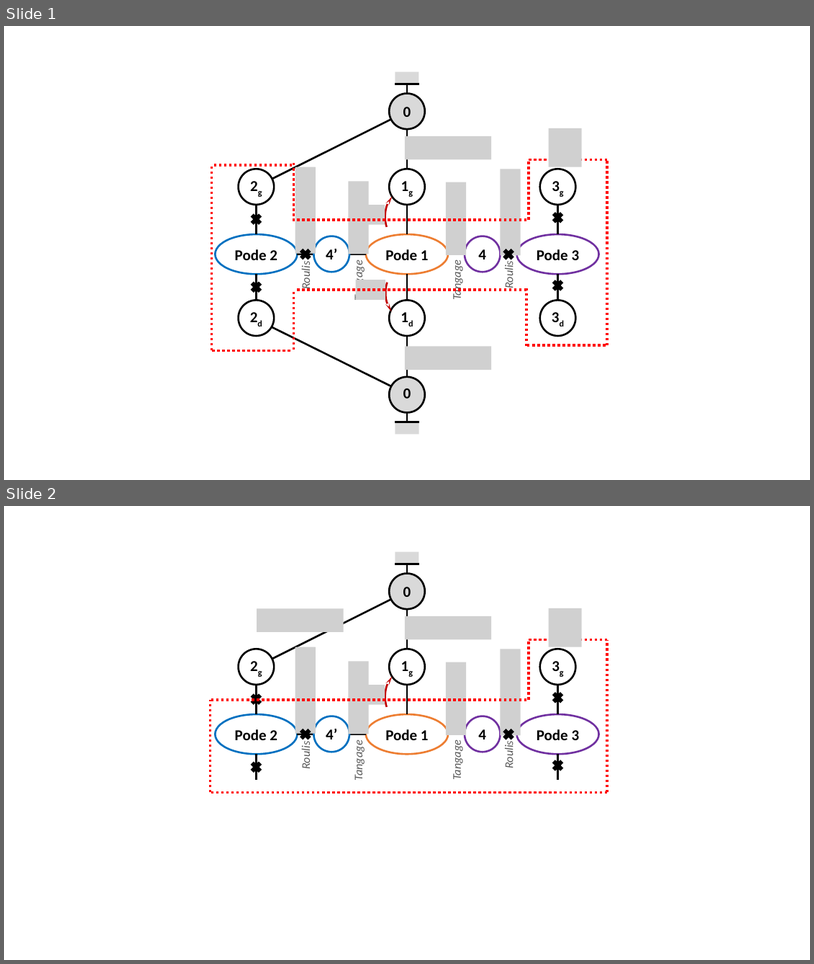
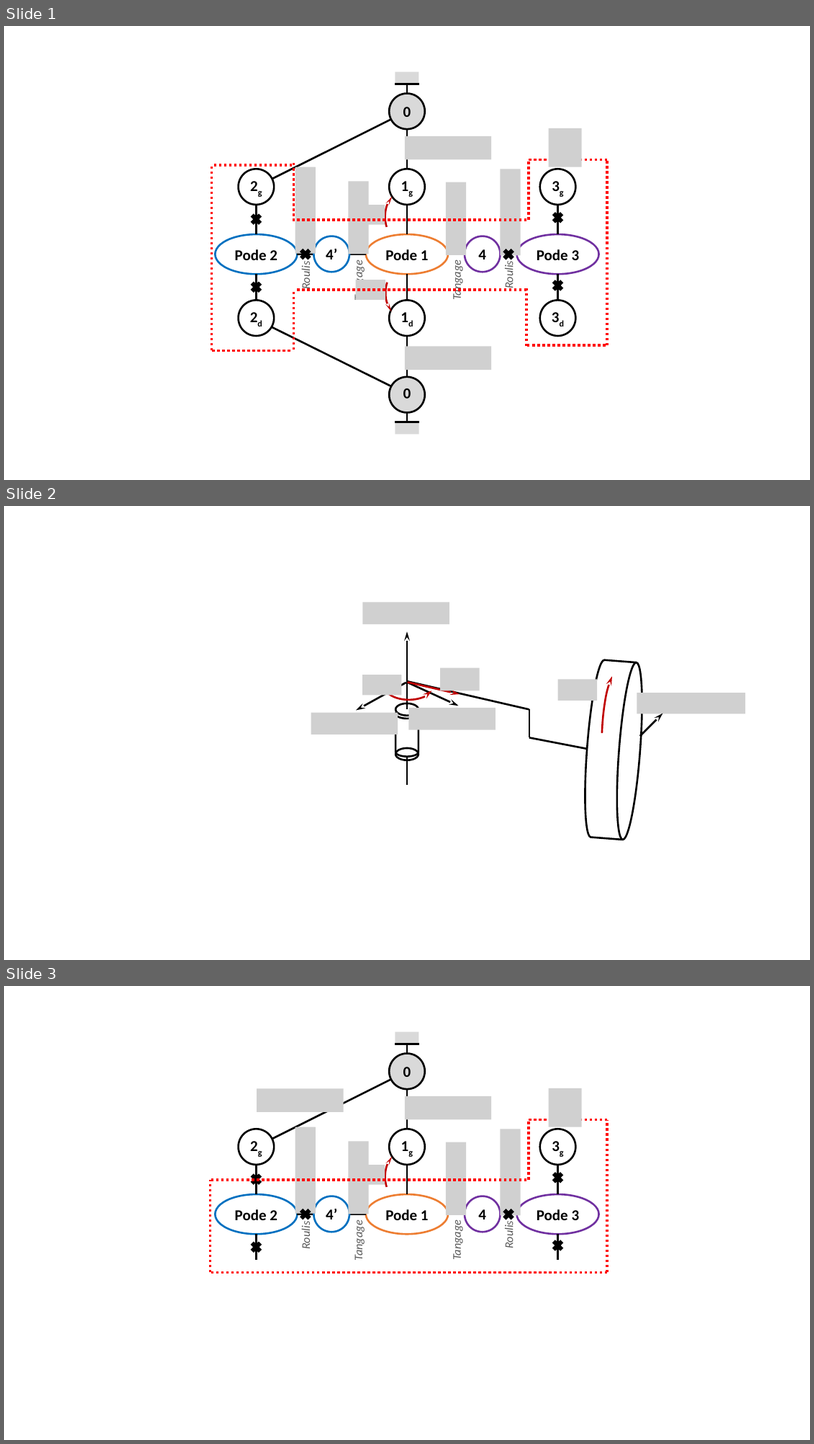
Before and after one commit to xpessoles/Sujets_Concours, a slide deck: 2009/CCMP_PSI_SI_Roburoc/images/Figures.pptx. Shown one above the other, each under a label of ours: slides 1 and 2 before the commit, slides 1, 2 and 3 after it. The pictures are 814x964 and 814x1444 pixels, drawn with LibreOffice and Linux fonts; fonts in the diff are those of the drawing; grey boxes stand for pictures. Boxes give left, top, right and bottom in pixels: in the first picture for what was removed or moved away, otherwise in the second. Text is boxed around its words. In the diff, an @@ line names an element or a change of style, - is before the commit and + after.

```diff
--- a/2009/CCMP_PSI_SI_Roburoc/images/Figures.pptx
+++ b/2009/CCMP_PSI_SI_Roburoc/images/Figures.pptx
@@ slide 2 added at [4, 506, 810, 960], background #FFFFFF @@
@@ picture added at [363, 602, 449, 625] @@
@@ arrow added from (407, 682) to (407, 631), #000000 2.25 pt @@
@@ picture added at [363, 674, 402, 695] @@
@@ arc (boxed as its full ellipse) added at [384, 672, 434, 700], outline #C00000 2.25 pt @@
@@ picture added at [441, 667, 480, 690] @@
@@ cylinder added at [581, 659, 648, 841], fill #FFFFFF, outline #000000 2.25 pt @@
@@ arc (boxed as its full ellipse) added at [602, 667, 642, 821], outline #C00000 2.25 pt @@
@@ arrow added from (406, 682) to (356, 710), #000000 2.25 pt @@
@@ line added from (407, 709) to (407, 682), #000000 2.25 pt @@
@@ line added from (530, 709) to (407, 682), #000000 2.25 pt @@
@@ arrow added from (407, 682) to (460, 694), #C00000 2.25 pt @@
@@ arrow added from (408, 682) to (459, 705), #000000 2.25 pt @@
@@ picture added at [558, 679, 597, 700] @@
@@ picture added at [638, 693, 746, 714] @@
@@ picture added at [311, 713, 398, 735] @@
@@ cylinder added at [396, 709, 419, 757], outline #000000 2.25 pt @@
@@ ellipse added at [396, 703, 419, 716], fill #FFFFFF, outline #000000 2.25 pt @@
@@ picture added at [409, 708, 496, 730] @@
@@ line added from (530, 738) to (530, 709), #000000 2.25 pt @@
@@ arrow added from (640, 736) to (664, 713), #000000 2.25 pt @@
@@ line added from (593, 750) to (530, 738), #000000 2.25 pt @@
@@ ellipse added at [396, 748, 419, 760], fill #FFFFFF, outline #000000 2.25 pt @@
@@ line added from (407, 784) to (407, 757), #000000 2.25 pt @@
@@ what was slide 2 is now slide 3 @@
```
Also in this commit, not shown: 1 other file.
